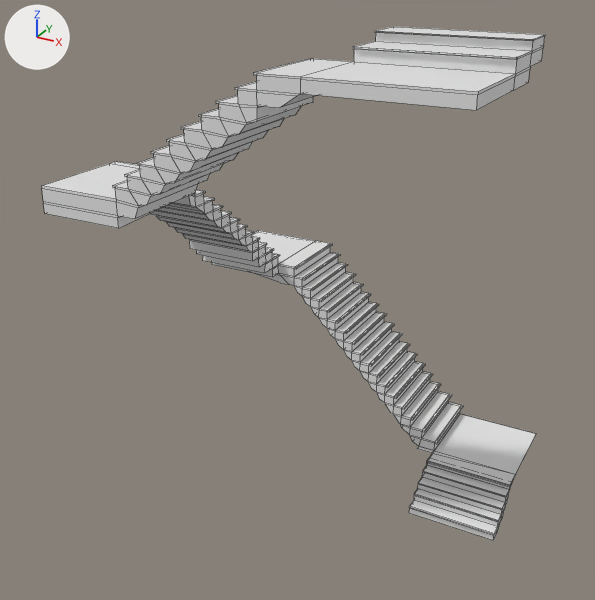
Before and after pictures for a commit that changed the FBX model Blender/FBX/Stairs.fbx.
Both versions are drawn from a camera (50 mm lens) standing at (6.47, -5.86, 3.1) and looking at (2.58, 1.21, -0.44). Every picture has the same lights, and +X, +Y and +Z are marked at upper left. Mesh edges are drawn as thin lines.
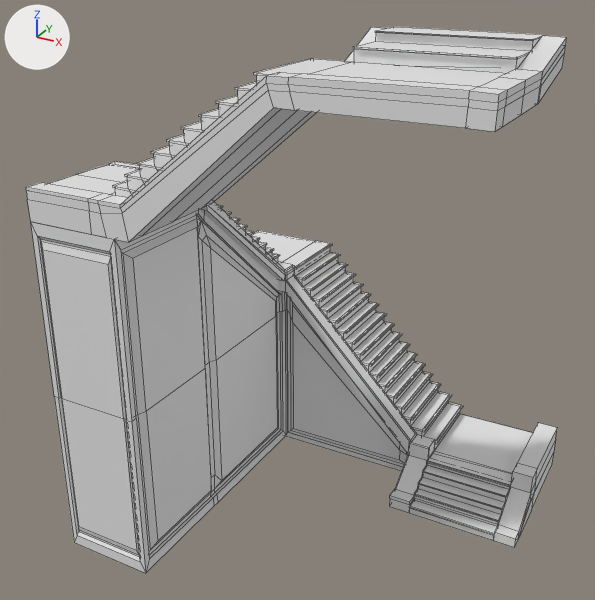
The newer file is also turned or shifted as a whole; pictures and numbers use the older file's frame.

Location of each change, (x1, y1, x2, y2) in pixels of the pictures (595 x 600 px):
'Cube.001', reshaped (7% wider, 6% taller)
    before: (41, 27, 545, 541)
    after: (26, 27, 567, 573)
part 1 of me_cube_021, added
    after: (31, 210, 554, 573)
part 2 of me_cube_021, added
    after: (26, 27, 567, 547)

The change, as a list of edits to the scene's bpy script:
```text
Change me_cube_021:
    used by ob_cube_001; location = (3.3, 0.83, 0.58)
    remove me_cube_021.from_pydata(...)  # 874 vertices, 872 faces; spans x -2.57..1.54, y -1.24..2.61, z -3.67..1.79
    add me_cube_021.from_pydata(...)  # 1297 vertices, 1298 faces; spans x -2.57..1.76, y -1.43..2.61, z -3.67..1.79
    me_cube_021 part 1: a new loose piece of 139 vertices spanning x -2.57..1.76, y -1.43..2.61, z -3.67..0.09
    me_cube_021 part 2: 284 vertices added at x -2.57..1.76, y -1.43..2.61, z -3.67..1.79
```
